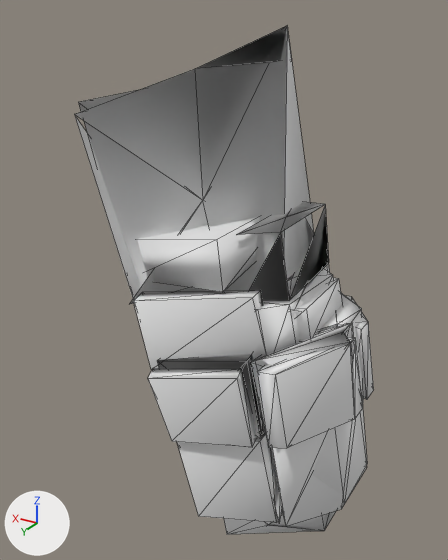
Before and after pictures for a commit that changed the OBJ model src/main/resources/assets/kn8/meshes/kota/forearm_left.obj.
Rendered twice from a 50 mm camera at (-0.515, 0.428, 1.17) aimed at (-0.257, -0.002, 0.955). Every picture has the same lights, and +X, +Y and +Z are marked at lower left. The picture after the commit comes second. Mesh edges are drawn as thin lines. Where no turn or scale is listed for an object, it has been applied to the vertices. Vertices at exactly the same position are counted once.

In view in the first picture: 'forearm_left'.
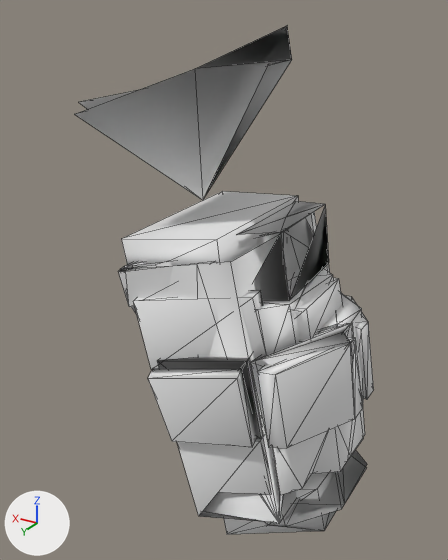
Patch to the scene script:
```diff
--- a/src/main/resources/assets/kn8/meshes/kota/forearm_left.obj.py
+++ b/src/main/resources/assets/kn8/meshes/kota/forearm_left.obj.py
@@ me_forearm_left @@
 # used by ob_forearm_left; location = (0.0, 0.0, 0.0)
-me_forearm_left.from_pydata(...)  # 300 vertices, 526 faces; spans x -0.39..-0.162, y -0.109..0.095, z 0.726..1.161
+me_forearm_left.from_pydata(...)  # 373 vertices, 591 faces; spans x -0.39..-0.162, y -0.109..0.095, z 0.726..1.161
+# me_forearm_left part 1
+# 43 faces are deleted
+# 73 vertices are added at x -0.383..-0.198, y -0.105..0.074, z 0.776..1.003
+# 108 new faces join them
```

Boxes (x1, y1, x2, y2) around the edits, measured in the pictures (448 x 560 px):
part 1 of me_forearm_left, cut back: before (75, 28, 367, 526); after (118, 212, 365, 523)
